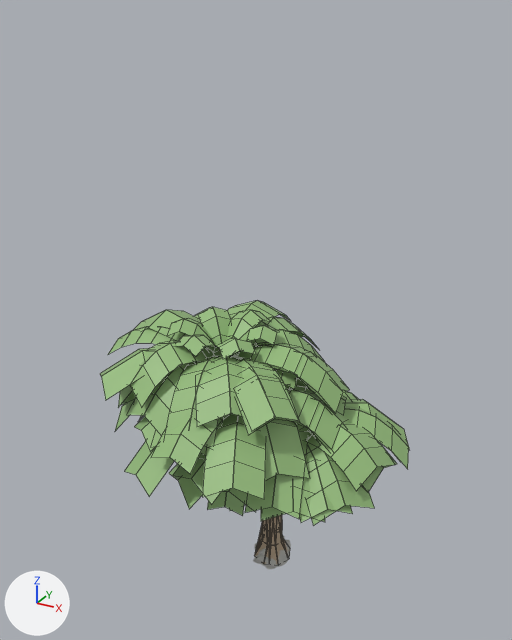
One commit to the Blender file bron/jungle/uit/jungle.blend: the scene before it, then after it.
Before and after are seen from a camera (50 mm lens) standing at (7.89, -15.4, 15.43) and looking at (-0.52, -0.11, 7.78). Lighting does not change. The marker at lower left points along +X, +Y and +Z. The picture after the commit comes second. Mesh edges are drawn as thin lines on the coarser meshes.

Names of what the first picture shows: 'Palm1', 'Palm1_far', 'Palm2', 'Palm2_far', 'Palm3', 'Palm3_far' and 2 more.
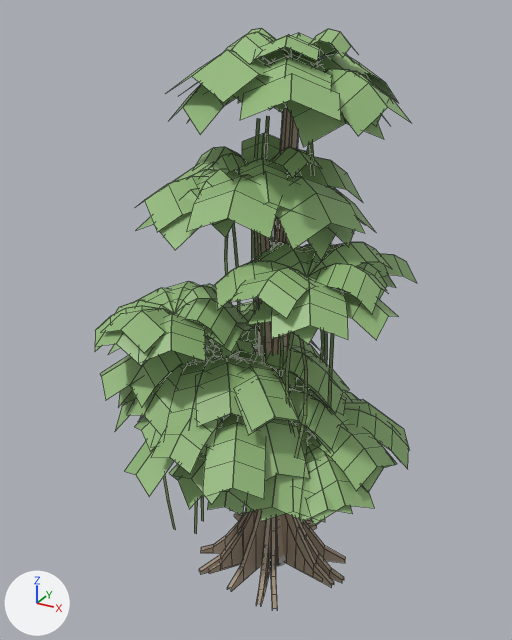
What differs and where, as boxes [x1, y1, x2, y2] in the pictures (512 x 640 px):
```json
{"object": "Boom2", "change": "added", "after": [171, 28, 410, 608], "faces in mat_boom_blad (green #95bc7c)": [171, 28, 410, 340], "faces in mat_boom_stam (beige #ad9b86)": [209, 108, 344, 608], "faces in mat_boom_liaan (green #7c9561)": [224, 116, 334, 433]}
{"object": "Boom1", "change": "added", "after": [95, 133, 417, 605], "faces in mat_boom_blad (green #95bc7c)": [95, 133, 417, 366], "faces in mat_boom_stam (beige #ad9b86)": [201, 231, 317, 605], "faces in mat_boom_liaan (green #7c9561)": [163, 223, 328, 530]}
{"object": "Boom2_far", "change": "added", "after": [166, 50, 398, 588], "faces in mat_boom_blad (green #95bc7c)": [166, 50, 398, 344], "faces in mat_boom_stam (beige #ad9b86)": [199, 118, 334, 588], "faces in mat_boom_liaan (green #7c9561)": [251, 118, 308, 457]}
{"object": "Boom1_far", "change": "added", "after": [101, 171, 375, 592], "faces in mat_boom_blad (green #95bc7c)": [101, 171, 375, 353], "faces in mat_boom_stam (beige #ad9b86)": [227, 260, 346, 592], "faces in mat_boom_liaan (green #7c9561)": [187, 232, 265, 534]}
```

Edits to the scene script, one JSON object a line:
```json
{"op": "add", "block": "mat_boom_liaan", "code": ["mat_boom_liaan = principled_material('Boom_Liaan')", "mat_boom_liaan.base_color = (0.2, 0.3, 0.12)  # green #7c9561"]}
{"op": "add", "block": "mat_boom_stam", "code": ["mat_boom_stam = principled_material('Boom_Stam')", "mat_boom_stam.base_color = (0.42, 0.33, 0.24)  # beige #ad9b86"]}
{"op": "add", "block": "mat_boom_blad", "code": ["mat_boom_blad = principled_material('Boom_Blad')", "mat_boom_blad.base_color = (0.3, 0.5, 0.2)  # green #95bc7c"]}
{"op": "add", "block": "me_boom2_far", "code": ["me_boom2_far = bpy.data.meshes.new('Boom2_far')", "me_boom2_far.from_pydata(...)  # 456 vertices, 114 faces; spans x -2.44..3.6, y -3.32..2.89, z -0.05..14.63", "# faces by material slot: [48, 60, 6]", "me_boom2_far.materials.append(mat_boom_stam)  # beige #ad9b86", "me_boom2_far.materials.append(mat_boom_blad)  # green #95bc7c", "me_boom2_far.materials.append(mat_boom_liaan)  # green #7c9561"]}
{"op": "add", "block": "me_boom2", "code": ["me_boom2 = bpy.data.meshes.new('Boom2')", "me_boom2.from_pydata(...)  # 2004 vertices, 501 faces; spans x -3.4..3.4, y -3.6..2.9, z -0.1..15.0", "# faces by material slot: [149, 310, 42]", "me_boom2.materials.append(mat_boom_stam)  # beige #ad9b86", "me_boom2.materials.append(mat_boom_blad)  # green #95bc7c", "me_boom2.materials.append(mat_boom_liaan)  # green #7c9561"]}
{"op": "add", "block": "me_boom1_far", "code": ["me_boom1_far = bpy.data.meshes.new('Boom1_far')", "me_boom1_far.from_pydata(...)  # 456 vertices, 114 faces; spans x -3.92..2.3, y -3.57..2.75, z -0.05..12.14", "# faces by material slot: [48, 60, 6]", "me_boom1_far.materials.append(mat_boom_stam)  # beige #ad9b86", "me_boom1_far.materials.append(mat_boom_blad)  # green #95bc7c", "me_boom1_far.materials.append(mat_boom_liaan)  # green #7c9561"]}
{"op": "add", "block": "me_boom1", "code": ["me_boom1 = bpy.data.meshes.new('Boom1')", "me_boom1.from_pydata(...)  # 2004 vertices, 501 faces; spans x -4.21..3.17, y -3.62..3.21, z -0.05..12.58", "# faces by material slot: [149, 310, 42]", "me_boom1.materials.append(mat_boom_stam)  # beige #ad9b86", "me_boom1.materials.append(mat_boom_blad)  # green #95bc7c", "me_boom1.materials.append(mat_boom_liaan)  # green #7c9561"]}
{"op": "add", "block": "ob_boom2_far", "code": ["ob_boom2_far = bpy.data.objects.new('Boom2_far', me_boom2_far)", "ob_boom2_far.location = (0.0, 0.0, 0.0)"]}
{"op": "add", "block": "ob_boom2", "code": ["ob_boom2 = bpy.data.objects.new('Boom2', me_boom2)", "ob_boom2.location = (0.0, 0.0, 0.0)"]}
{"op": "add", "block": "ob_boom1_far", "code": ["ob_boom1_far = bpy.data.objects.new('Boom1_far', me_boom1_far)", "ob_boom1_far.location = (0.0, 0.0, 0.0)"]}
{"op": "add", "block": "ob_boom1", "code": ["ob_boom1 = bpy.data.objects.new('Boom1', me_boom1)", "ob_boom1.location = (0.0, 0.0, 0.0)"]}
```
